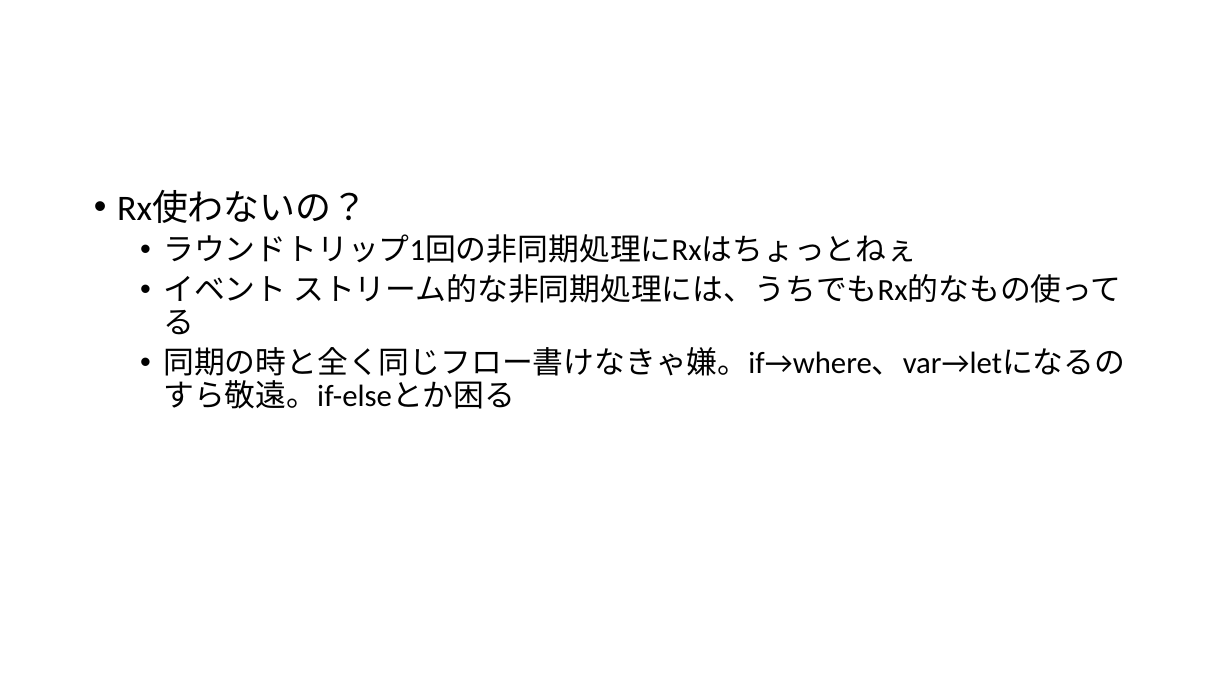
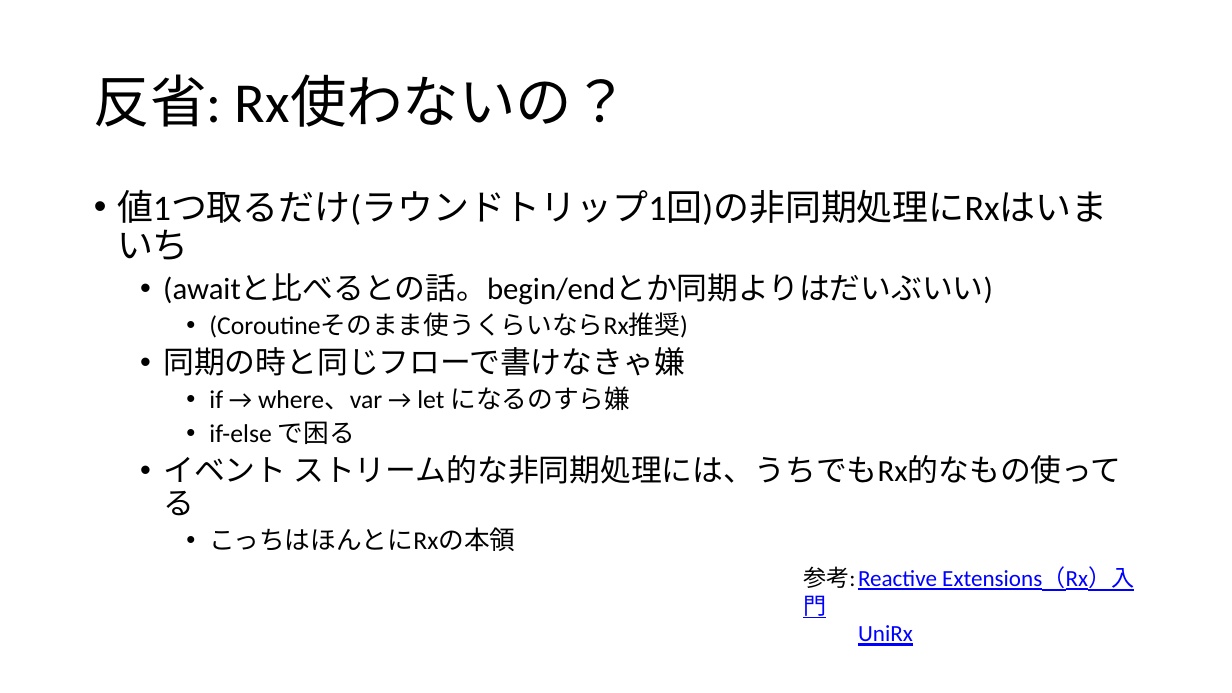
Before and after one commit to ppcuni/UnityCsharp20150321, a slide deck: slide 20 of doc/自社フレームワーク.pptx (slide 14 before the commit). Drawn at 1232x693 pixels with LibreOffice and Linux fonts; fonts in the diff are those of the drawing. Boxes give left, top, right and bottom in pixels: in the first picture for what was removed or moved away, otherwise in the second. Text is boxed around its words. In the diff, an @@ line names an element or a change of style, - is before the commit and + after.

```diff
--- a/doc/自社フレームワーク.pptx
+++ b/doc/自社フレームワーク.pptx
@@ title added at <box>94,74,629,127</box>, 44 pt, text #000000 @@
+反省: Rx使わないの？
@@ text at <box>117,190,1107,444</box>: text changed; size 24 to 20 pt @@
-• Rx使わないの？
-  • ラウンドトリップ1回の非同期処理にRxはちょっとねぇ
+• 値1つ取るだけ(ラウンドトリップ1回)の非同期処理にRxはいまいち
+  • (awaitと比べるとの話。begin/endとか同期よりはだいぶいい)
+    • (Coroutineそのまま使うくらいならRx推奨)
+  • 同期の時と同じフローで書けなきゃ嫌
+    • if → where、var → let になるのすら嫌
+    • if-else で困る
@@ text at <box>209,527,515,551</box>: text changed; size 24 to 20 pt @@
-  • 同期の時と全く同じフロー書けなきゃ嫌。if→where、var→letになるのすら敬遠。if-elseとか困る
+    • こっちはほんとにRxの本領
@@ text added at <box>803,566,1134,646</box>, 18 pt, text #0000FF, underline @@
+参考: Reactive Extensions（Rx）入門
+UniRx
```
Also in this commit, not shown: 7 other slides changed, 11 slides added, 4 slides removed.
